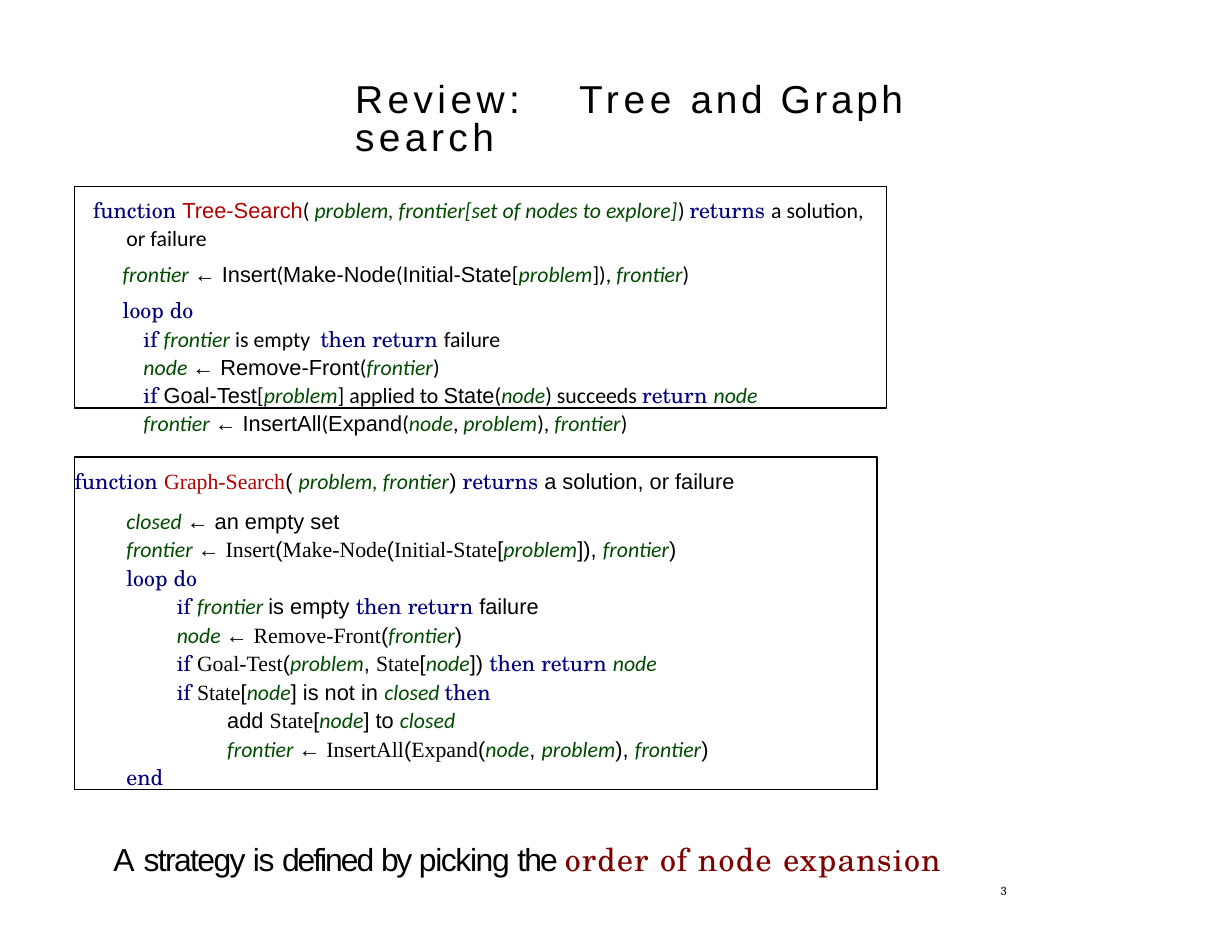
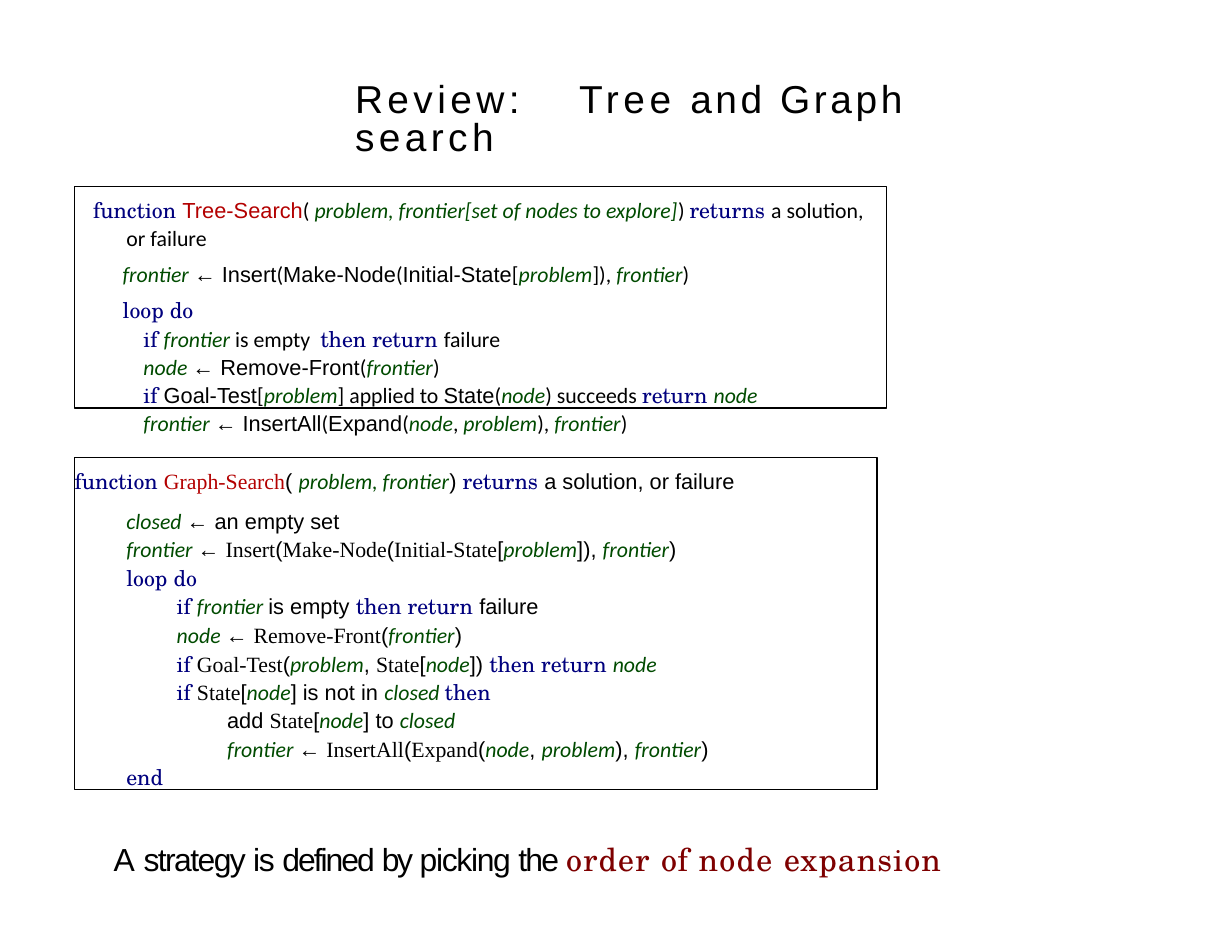
Before and after one commit to tdhock/2023-08-artificial-intelligence, a slide deck: slide 3 of slides/chapter3.2.pptx. Drawn at 1232x952 pixels with LibreOffice and Linux fonts; fonts in the diff are those of the drawing. Boxes give left, top, right and bottom in pixels: in the first picture for what was removed or moved away, otherwise in the second. Text is boxed around its words. In the diff, an @@ line names an element or a change of style, - is before the commit and + after.

```diff
--- a/slides/chapter3.2.pptx
+++ b/slides/chapter3.2.pptx
@@ text "A strategy is defined by ..." at (x1=114, y1=847, x2=941, y2=878): letter spacing 0.6 to 0.5 pt in "A"; letter spacing -1.1 to -1 pt in "strategy"; letter spacing 0.9 to 0.8 pt in "order"; letter spacing 0.5 to 0.4 pt in "of"; letter spacing 0.8 to 0.7 pt in "expansion" @@
@@ page number removed at (x1=1001, y1=886, x2=1007, y2=895) @@
-3
```
Also in this commit, not shown: 19 other slides changed, 1 other file.
